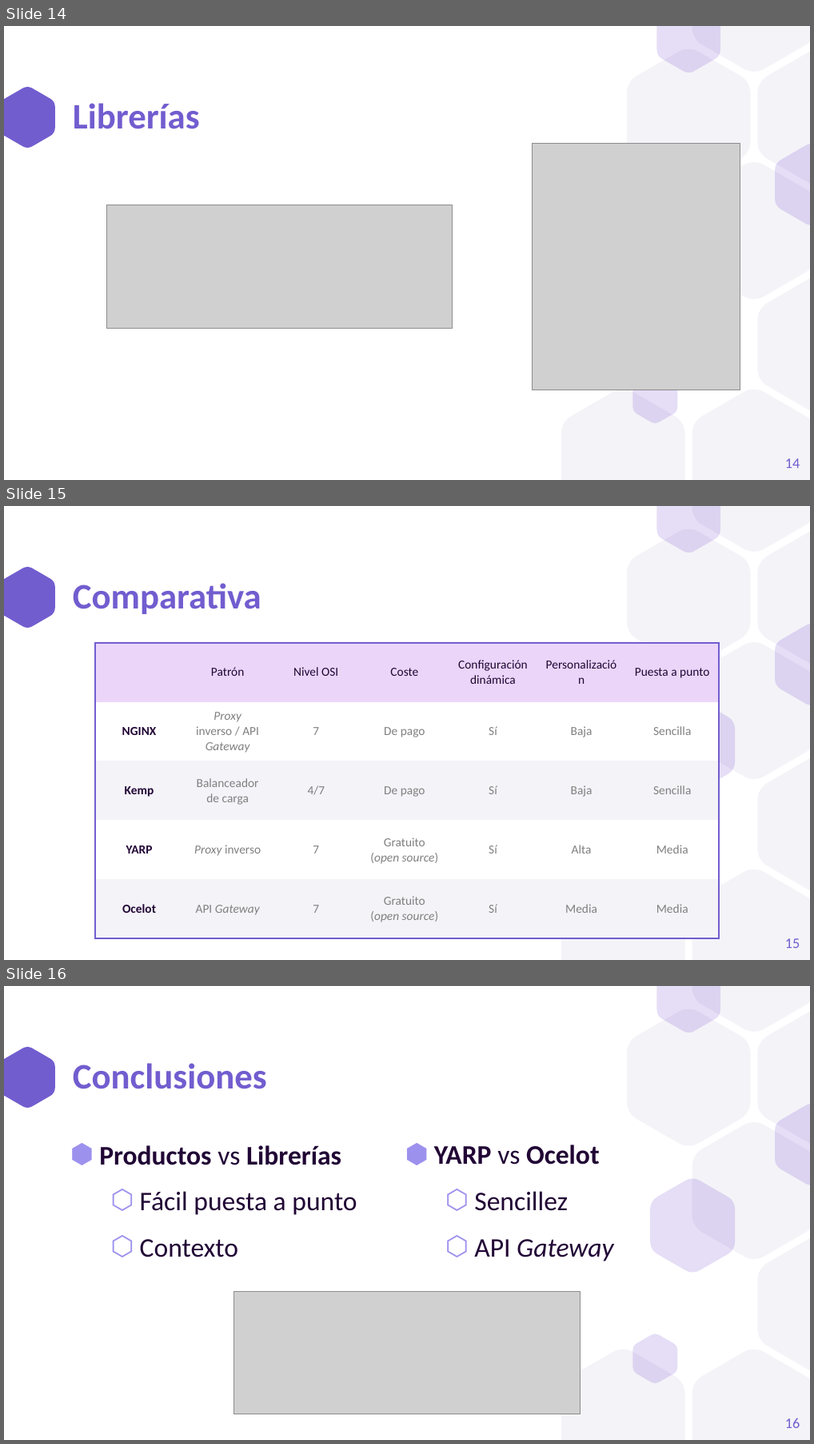
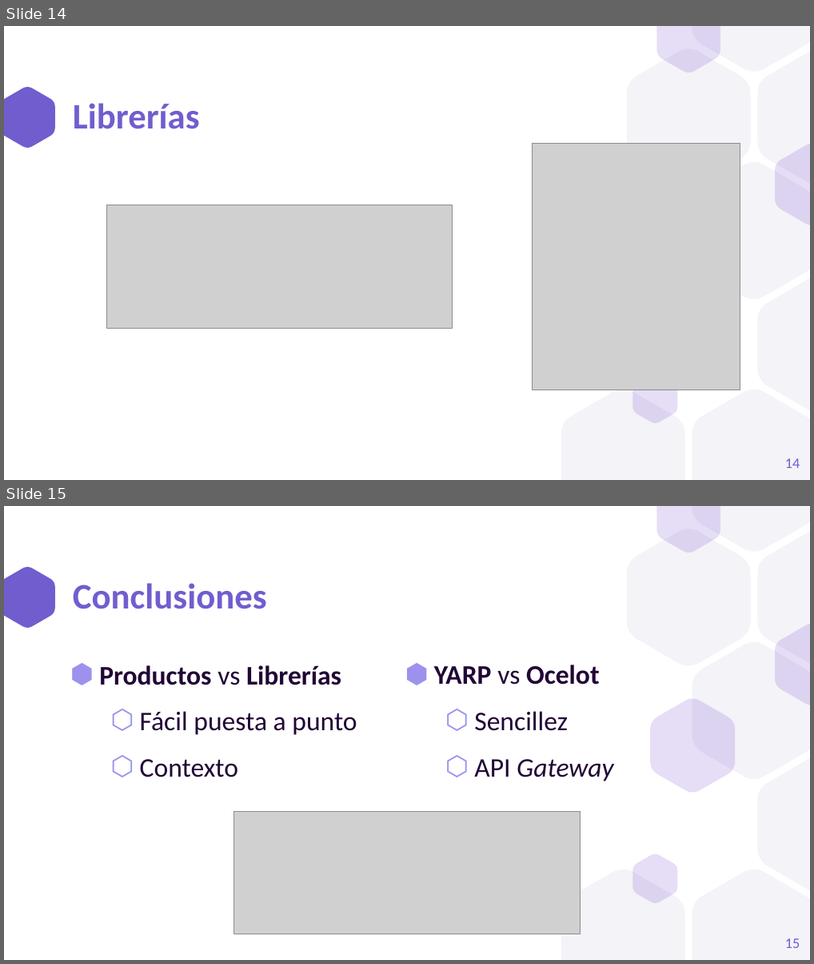
Before and after one commit to a1ex9788/TFG, a slide deck: TFG_AlejandroCarrion.pptx. Shown one above the other, each under a label of ours: slides 14, 15 and 16 before the commit, slides 14 and 15 after it. The pictures are 814x1444 and 814x964 pixels, drawn with LibreOffice and Linux fonts; fonts in the diff are those of the drawing; grey boxes stand for pictures. Boxes give left, top, right and bottom in pixels: in the first picture for what was removed or moved away, otherwise in the second. Text is boxed around its words. In the diff, an @@ line names an element or a change of style, - is before the commit and + after.

Commit message:
Eliminar Comparativa.

```diff
--- a/TFG_AlejandroCarrion.pptx
+++ b/TFG_AlejandroCarrion.pptx
@@ slide 15 removed at box(4, 506, 810, 960), background #FFFFFF; not listed: 12 template elements that a slide beside it also shows @@
@@ title removed at box(73, 583, 262, 614) @@
-Comparativa
@@ table removed at box(95, 642, 721, 938), 5 rows, 7 columns @@
- | Patrón | Nivel OSI | Coste | Configuración dinámica | Personalización | Puesta a punto
-NGINX | Proxy inverso / API Gateway | 7 | De pago | Sí | Baja | Sencilla
-Kemp | Balanceador de carga | 4/7 | De pago | Sí | Baja | Sencilla
-YARP | Proxy inverso | 7 | Gratuito / (open source) | Sí | Alta | Media
-Ocelot | API Gateway | 7 | Gratuito / (open source) | Sí | Media | Media
@@ page number removed at box(786, 938, 800, 948) @@
-15
@@ what was slide 16 is now slide 15 @@
@@ page number at box(786, 938, 800, 948): text changed @@
-16
+15
```
